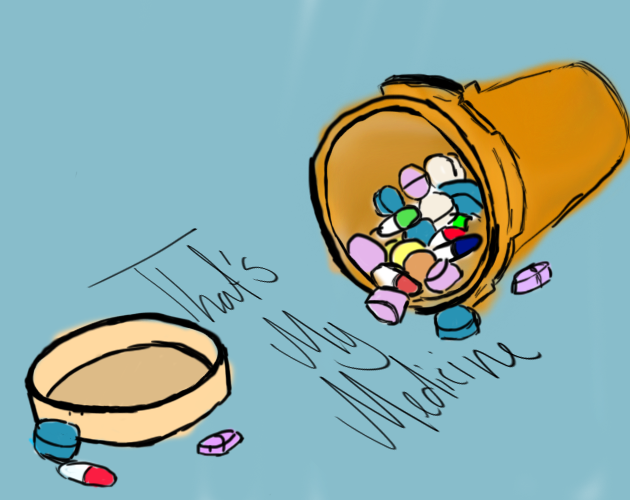
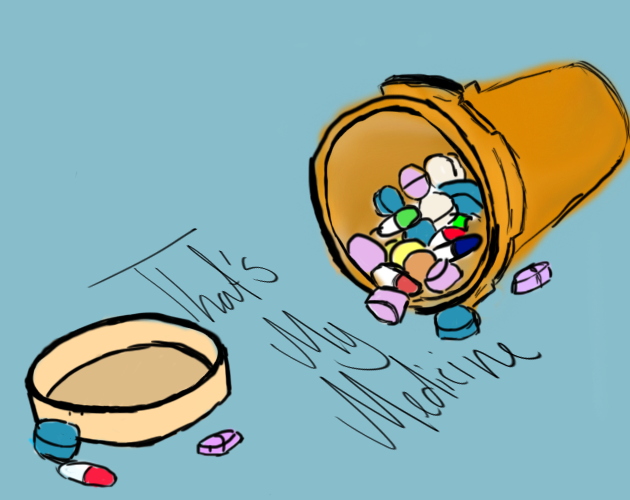
The second 630×500 image is a revision of the first. Changes to its layers:
painted on "Laag 5" over (48, 255, 503, 446)
painted on "Laag 7" over (48, 0, 609, 500)
